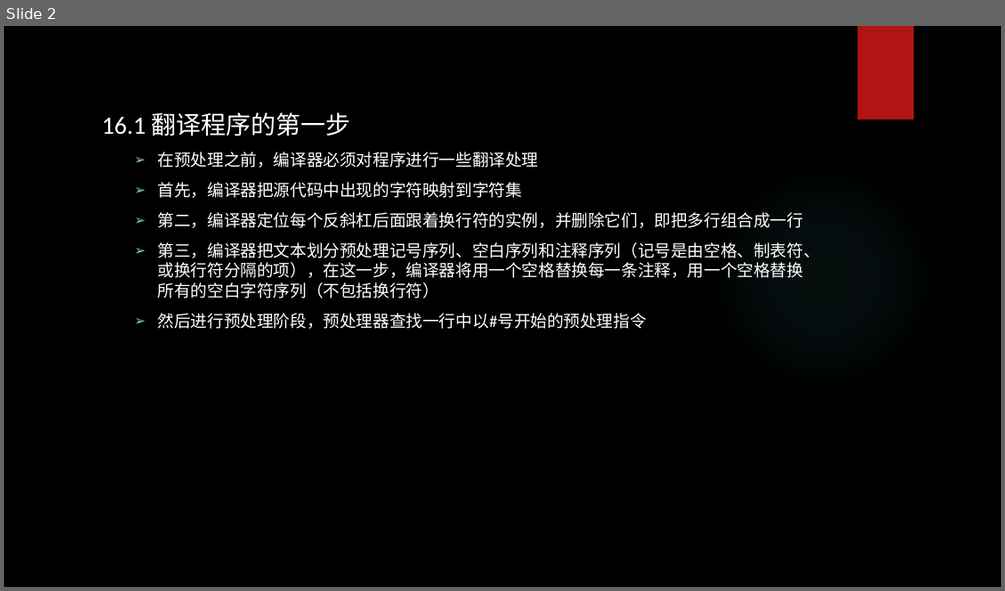
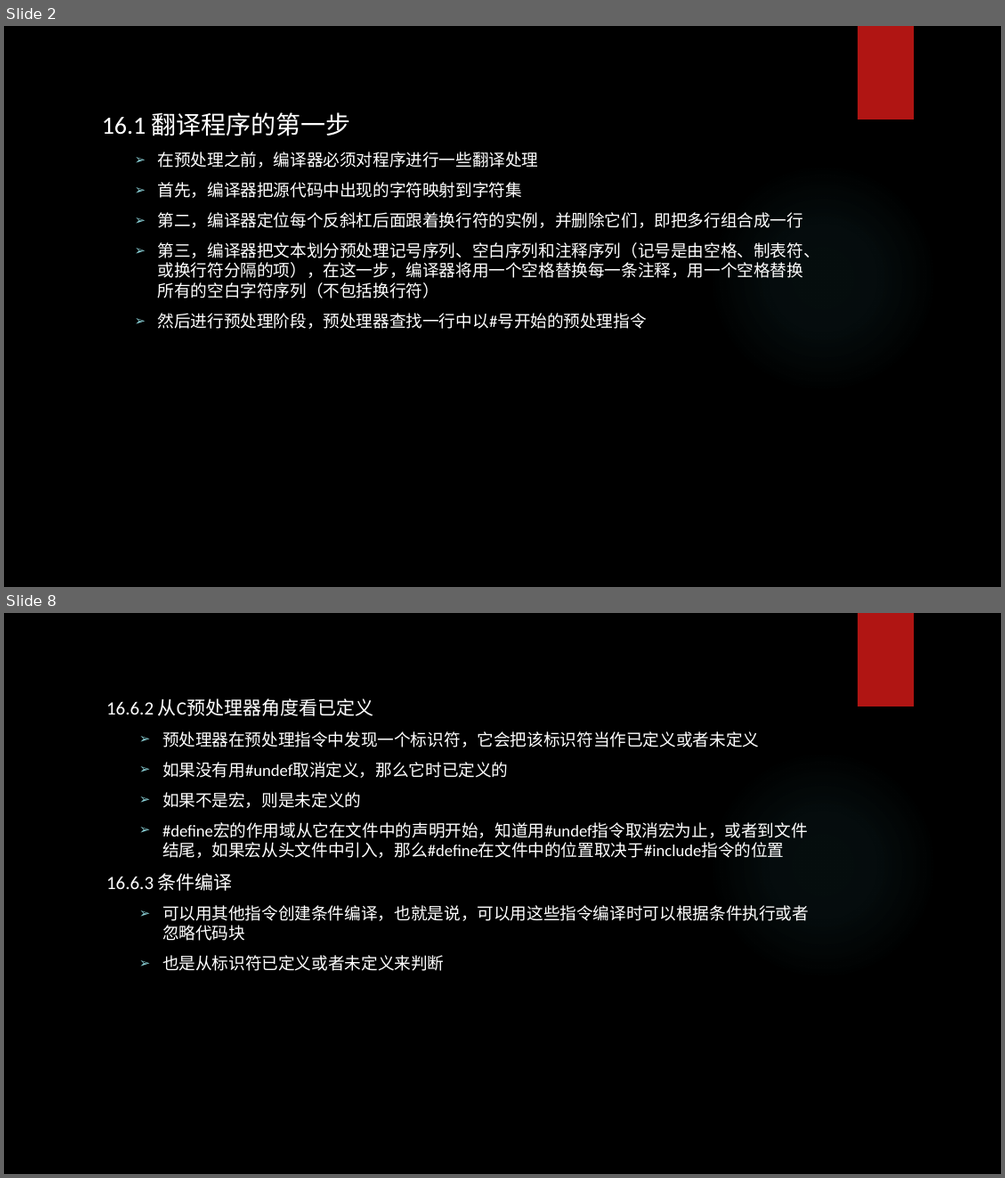
Before and after one commit to tsyin/c_ppt-code, a slide deck: PPT/16 C预处理器和C库.pptx. Shown one above the other, each under a label of ours: slide 2 before the commit, slides 2 and 8 after it; the slides between them are not shown. The pictures are 1005x591 and 1005x1178 pixels, drawn with LibreOffice and Linux fonts; fonts in the diff are those of the drawing; background and template pictures are left out. Boxes give left, top, right and bottom in pixels: in the first picture for what was removed or moved away, otherwise in the second. Text is boxed around its words. In the diff, an @@ line names an element or a change of style, - is before the commit and + after.

```diff
--- a/PPT/16 C预处理器和C库.pptx
+++ b/PPT/16 C预处理器和C库.pptx
@@ slide 8 added at [4, 613, 1001, 1174], background picture (left out); not listed: 2 template elements that a slide beside it also shows @@
@@ text added at [106, 698, 809, 971], 16 pt, text #FFFFFF @@
+16.6.2 从C预处理器角度看已定义
+  ➢ 预处理器在预处理指令中发现一个标识符，它会把该标识符当作已定义或者未定义
+  ➢ 如果没有用#undef取消定义，那么它时已定义的
+  ➢ 如果不是宏，则是未定义的
+  ➢ #define宏的作用域从它在文件中的声明开始，知道用#undef指令取消宏为止，或者到文件结尾，如果宏从头文件中引入，那么#define在文件中的位置取决于#include指令的位置
+16.6.3 条件编译
+  ➢ 可以用其他指令创建条件编译，也就是说，可以用这些指令编译时可以根据条件执行或者忽略代码块
+  ➢ 也是从标识符已定义或者未定义来判断
```
Also in this commit, not shown: 1 slide changed, 4 other slides added.
